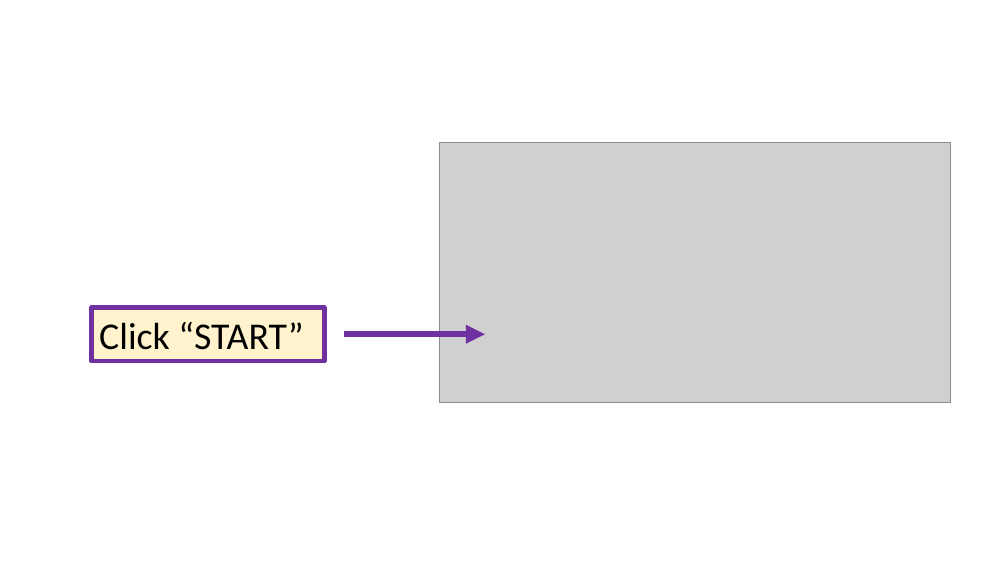
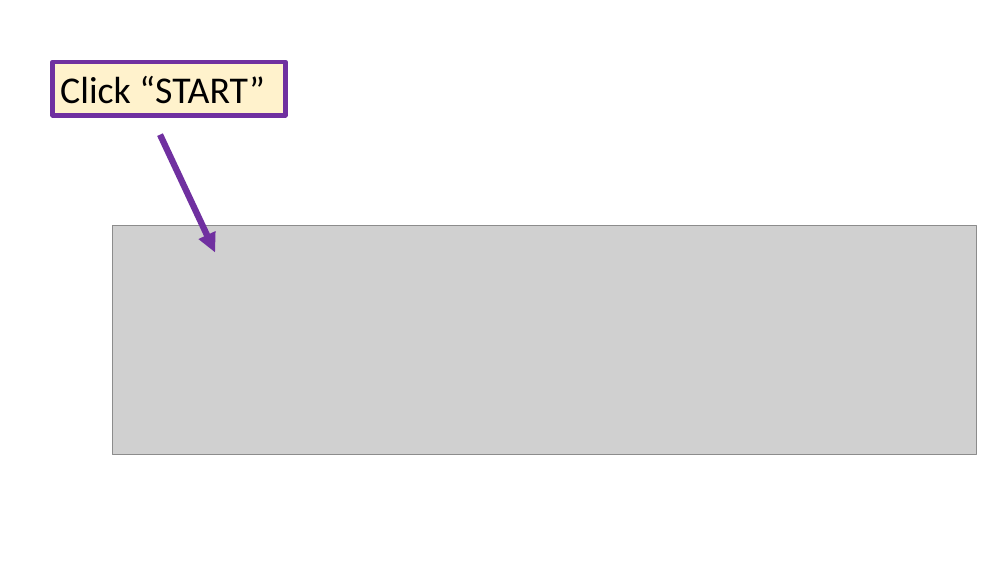
Before and after one commit to Vivianwenhui/N741_Spring2020_exercise01, a slide deck: slide 3 of gettingStarted_RStudioCloud.pptx (slide 2 before the commit). Drawn at 1008x567 pixels with LibreOffice and Linux fonts; fonts in the diff are those of the drawing; grey boxes stand for pictures. Boxes give left, top, right and bottom in pixels: in the first picture for what was removed or moved away, otherwise in the second. Text is boxed around its words. In the diff, an @@ line names an element or a change of style, - is before the commit and + after.

Commit message:
update ppt

```diff
--- a/gettingStarted_RStudioCloud.pptx
+++ b/gettingStarted_RStudioCloud.pptx
@@ rectangle "Click “START”": place and size @@
-rectangle "Click “START”" at (91,308,324,361)
+rectangle "Click “START”" at (53,62,285,116)
@@ arrow moved from (344, 334) - (485, 334) to (160, 135) - (215, 253) @@
@@ picture removed at (439,143,951,403) @@
@@ picture added at (112,225,976,454) @@
```
Also in this commit, not shown: 1 other slide changed, 2 slides added, 1 slide removed.
